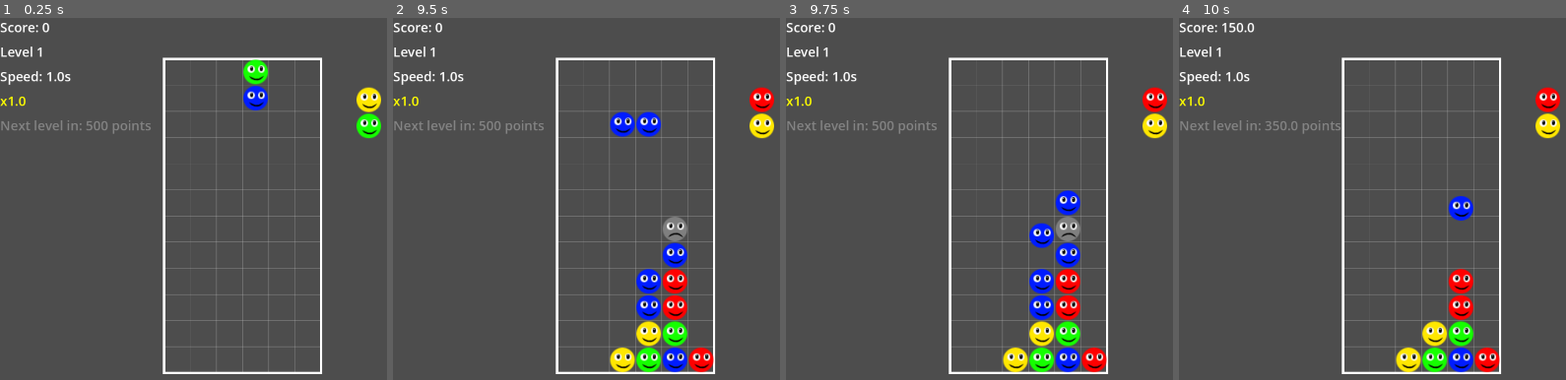
Above: before the commit, frames 1-4 (left to right).
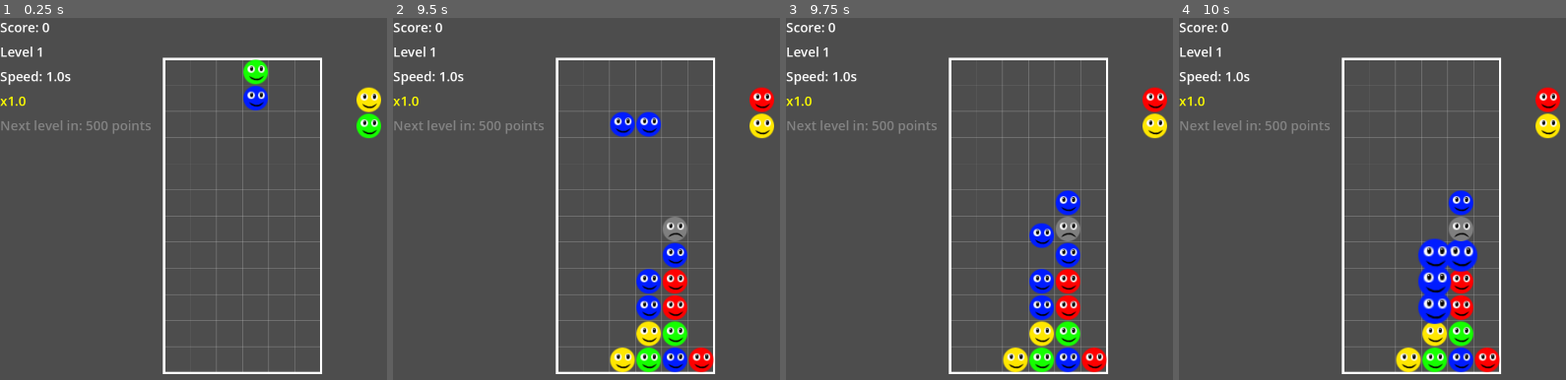
Above: after the commit, the same moments.

Repository: csmallfield/PuyoPuyo
Game: Godot game, scene res://scenes/Main.tscn
The game is run twice, just before and just after one commit, with the same random seed, the same clock (stepped at 60 frames per second) and the same inputs. The engine's default icon, where the game draws it, is replaced by a stand-in: a white triangle on a blue panel in a dark square.
Inputs:
- Up to frame 1 (0.25 s): no input
- Up to frame 2 (9.5 s): tap Enter at 0.5 s; hold Space (fast_drop) 0.53-1.28 s; hold Right (move_right) 0.53-2.03 s; tap R (restart) at 1.25, 2, 2.75, 3.5, 5 s; tap Up (rotate_piece) every 1.5 s from 1.35 to 8.85 s; hold Space (fast_drop) 2.03-2.78 s; hold Left (move_left) 2.03-3.53 s; hold Down (move_down) 3.53-4.28 s; hold Space (fast_drop) 3.53-4.28 s; hold Right (move_right) 4.28-8.03 s; hold Space (fast_drop) 5.03-5.78 s; hold Space (fast_drop) 6.53-7.28 s; hold Down (move_down) 8.03-8.78 s; hold Space (fast_drop) 8.03-8.78 s; hold Left (move_left) from 8.78 s (still down)
- Up to frame 3 (9.75 s): release Left (move_left) at 9.53 s; hold Right (move_right) from 9.53 s (still down); hold Space (fast_drop) from 9.53 s (still down)
- Up to frame 4 (10 s): keep holding Right (move_right); keep holding Space (fast_drop)

Frames 1-3 are identical in both runs. In frame 4, 3.2% of the frame differs, in the area x 10-78%, y 1-85%.

Commit message:
Popping animation added as pieces disappear
they scale up and then down and then are gone.

Diff:
--- a/puyopuyo_prototype/scripts/Grid.gd
+++ b/puyopuyo_prototype/scripts/Grid.gd
@@ -350,19 +350,19 @@
 					if adj_piece != null and adj_piece.is_bubble and not adj_pos in bubbles_to_clear:
 						bubbles_to_clear.append(adj_pos)
 
-		# Clear colored matches and adjacent bubbles
-		clear_group(pieces_to_clear)
-		clear_group(bubbles_to_clear)
-
-		# Calculate base score (before multiplier)
+		# Clear colored matches and adjacent bubbles with pop animations
+		await clear_group(pieces_to_clear)
+		await clear_group(bubbles_to_clear)
+
+		# Calculate base score (after clearing animations complete)
 		var base_points = 100 + bubbles_to_clear.size() * 50
 		GameState.add_score(base_points)
 
 		# Apply gravity after clearing
 		apply_gravity()
 
-		# Wait longer for animations to complete then check for chain reactions
-		await get_tree().create_timer(0.5).timeout
+		# Wait for gravity animations to complete then check for chain reactions
+		await get_tree().create_timer(0.4).timeout
 		check_and_clear_matches()  # Recursive call for chains
 	else:
 		# No matches found, spawn next piece
@@ -401,6 +401,29 @@
 	return group
 
 func clear_group(group):
+	# Start pop animations for all pieces in the group
+	var pop_duration = 0.25
+	var tweens = []
+
+	for pos in group:
+		var piece = grid_data[pos.y][pos.x]
+		if piece:
+			# Create a tween for this piece
+			var tween = create_tween()
+			tweens.append(tween)
+
+			# Scale up quickly, then down to 0
+			tween.tween_property(piece, "scale", Vector2(1.5, 1.5), pop_duration * 0.3)
+			tween.tween_property(piece, "scale", Vector2(0, 0), pop_duration * 0.7)
+
+			# Add a slight rotation for extra juice
+			tween.parallel().tween_property(piece, "rotation", PI * 0.5, pop_duration)
+
+	# Wait for all animations to complete
+	if tweens.size() > 0:
+		await tweens[0].finished  # Wait for any tween to finish (they should all finish at the same time)
+
+	# Now actually remove the pieces
 	for pos in group:
 		if grid_data[pos.y][pos.x]:
 			grid_data[pos.y][pos.x].queue_free()
